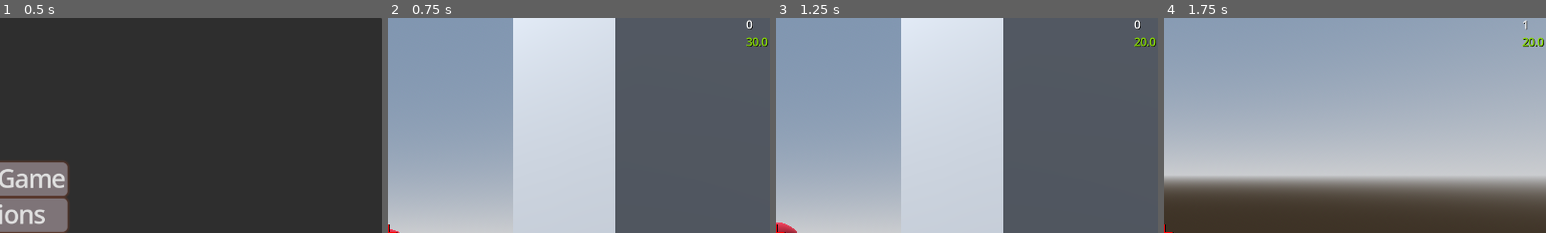
Above: before the commit, frames 1-4 (left to right).
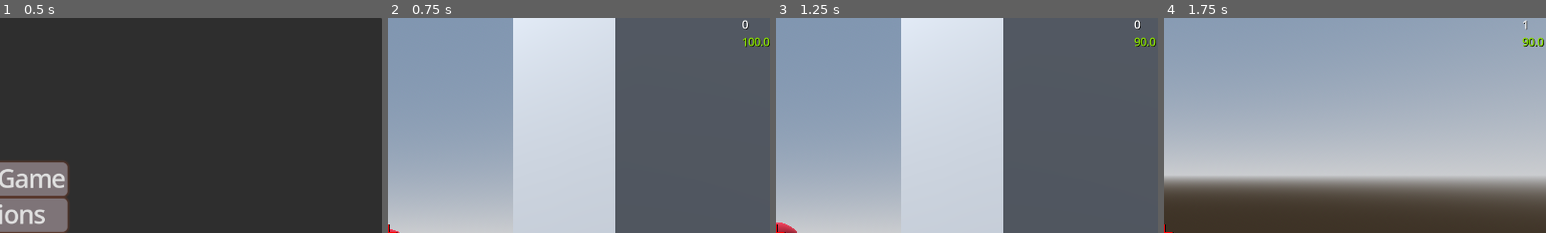
Above: after the commit, the same moments.

Repository: Redii9/Projekt_Gra_FPS
Game: Godot game, scene res://Scenes/UI/menu.tscn
Two runs of this game, one before a commit and one after it. Both use one fixed random seed, a clock stepped at 60 frames per second and the inputs below.
Inputs (mouse positions are % of the whole screen's width and height, from its top left):
- Up to frame 1 (0.5 s): no input
- Up to frame 2 (0.75 s): click "Start Game" at 0.5 s
- Up to frame 3 (1.25 s): no input
- Up to frame 4 (1.75 s): move the mouse to (49, 52) at 1.27 s; press the mouse at (49, 52) at 1.28 s; hold W (forward) from 1.28 s (still down); tap Space (jump) at 1.52 s
The pictures show only the part of the screen within x 50-100%, y 0-50%; the shares and areas given below are measured in that part.

Frame 1 is identical in both runs. In frame 2, 0.3% of the frame differs, in the area x 92-100%, y 0-14%; in frame 3, less than 0.1%; in frame 4, less than 0.1%.

Commit message:
Dodano HP_Renew
- Dodano obiekt odnawiający hp gracza
- Dodano wypadanie tego obiektu z pokonanego przeciwnika
- Dodano losowość szans wypadnięcia
- Obiekt znika po określonym czasie, jeśli gracz nie wejdzie w jego obszar

Diff:
--- /dev/null
+++ b/Scenes/hp_renew.tscn
@@ -0,0 +1,39 @@
+[gd_scene load_steps=5 format=3 uid="uid://ycvnr8nyb4q3"]
+
+[ext_resource type="Script" uid="uid://dqmea1sac77cb" path="res://Scripts/hp_renew.gd" id="1_tjhha"]
+
+[sub_resource type="SphereMesh" id="SphereMesh_y0vax"]
+radius = 0.25
+height = 0.5
+
+[sub_resource type="StandardMaterial3D" id="StandardMaterial3D_07xhm"]
+albedo_color = Color(0.41921, 0.541719, 0.107256, 1)
+emission_enabled = true
+emission = Color(0.307327, 0.455906, 0.160369, 1)
+
+[sub_resource type="SphereShape3D" id="SphereShape3D_bbstx"]
+radius = 0.25
+
+[node name="HP_Renew" type="Node3D"]
+script = ExtResource("1_tjhha")
+
+[node name="MeshInstance3D" type="MeshInstance3D" parent="."]
+physics_interpolation_mode = 2
+transform = Transform3D(1, 0, 0, 0, 1, 0, 0, 0, 1, 0, 0.000794977, 0)
+cast_shadow = 0
+mesh = SubResource("SphereMesh_y0vax")
+surface_material_override/0 = SubResource("StandardMaterial3D_07xhm")
+
+[node name="Renew" type="Area3D" parent="."]
+
+[node name="CollisionShape3D" type="CollisionShape3D" parent="Renew"]
+transform = Transform3D(1, 0, 0, 0, 1, 0, 0, 0, 1, 0, -0.000149935, 0)
+shape = SubResource("SphereShape3D_bbstx")
+
+[node name="Timer" type="Timer" parent="."]
+wait_time = 10.0
+one_shot = true
+autostart = true
+
+[connection signal="body_entered" from="Renew" to="." method="_on_renew_body_entered"]
+[connection signal="timeout" from="Timer" to="." method="_on_timer_timeout"]
--- a/Scenes/player.tscn
+++ b/Scenes/player.tscn
@@ -13,6 +13,7 @@
 script = ExtResource("1_v0iea")
 speed = 8.0
 jump_force = 6.0
+health = 100.0
 
 [node name="MeshInstance3D" type="MeshInstance3D" parent="."]
 mesh = SubResource("CapsuleMesh_f60y1")
--- a/Scripts/enemy.gd
+++ b/Scripts/enemy.gd
@@ -10,6 +10,9 @@
 @export var nav_agent: NavigationAgent3D
 @onready var player: CharacterBody3D = get_tree().get_first_node_in_group("player")
 @onready var in_game_ui: Control = get_tree().get_first_node_in_group("in_game_ui")
+
+@onready var hp_renew: PackedScene = load("res://Scenes/hp_renew.tscn")
+@export var drop_hp_chance: float = 0.2
 
 
 func _ready() -> void:
@@ -33,6 +36,7 @@
 	health -= damage
 	if health <= 0:
 		in_game_ui.kill_count += 1
+		drop_hp_renew()
 		player_in_area = null
 		queue_free()
 
@@ -53,3 +57,9 @@
 func _update_target_position():
 	if player:
 		nav_agent.target_position = player.global_position
+
+func drop_hp_renew() -> void:
+	if randf() <= drop_hp_chance:
+		var hp = hp_renew.instantiate()
+		hp.global_transform = global_transform
+		get_parent().add_child(hp)
--- a/Scripts/enemy_fast.gd
+++ b/Scripts/enemy_fast.gd
@@ -12,6 +12,9 @@
 @export var nav_agent: NavigationAgent3D
 @onready var player: CharacterBody3D = get_tree().get_first_node_in_group("player")
 @onready var in_game_ui: Control = get_tree().get_first_node_in_group("in_game_ui")
+
+@onready var hp_renew: PackedScene = load("res://Scenes/hp_renew.tscn")
+@export var drop_hp_chance: float = 0.2
 
 func _ready() -> void:
 	nav_agent.max_speed = max_speed
@@ -36,6 +39,7 @@
 	health -= damage
 	if health <= 0:
 		in_game_ui.kill_count += 1
+		drop_hp_renew()
 		player_in_area = null
 		queue_free()
 
@@ -56,3 +60,9 @@
 func _update_target_position():
 	if player:
 		nav_agent.target_position = player.global_position
+
+func drop_hp_renew() -> void:
+	if randf() <= drop_hp_chance:
+		var hp = hp_renew.instantiate()
+		hp.global_transform = global_transform
+		get_parent().add_child(hp)
--- a/Scripts/enemy_range.gd
+++ b/Scripts/enemy_range.gd
@@ -16,6 +16,9 @@
 var can_shoot: bool = true
 var fire_rate: float = 1.0
 
+@onready var hp_renew: PackedScene = load("res://Scenes/hp_renew.tscn")
+@export var drop_hp_chance: float = 0.2
+
 func _ready() -> void:
 	nav_agent.max_speed = speed
 	_update_target_position()
@@ -24,6 +27,7 @@
 	health -= damage
 	if health <= 0:
 		in_game_ui.kill_count += 1
+		drop_hp_renew()
 		queue_free()
 
 func _physics_process(delta: float) -> void:
@@ -73,3 +77,9 @@
 func _update_target_position():
 	if player:
 		nav_agent.target_position = player.global_position
+
+func drop_hp_renew() -> void:
+	if randf() <= drop_hp_chance:
+		var hp = hp_renew.instantiate()
+		hp.global_transform = global_transform
+		get_parent().add_child(hp)
--- /dev/null
+++ b/Scripts/hp_renew.gd
@@ -0,0 +1,15 @@
+extends Node3D
+
+@onready var player: CharacterBody3D = get_tree().get_first_node_in_group("player")
+@export var add_hp: int = 10
+@export var max_health: int = 100
+
+func _on_renew_body_entered(body: Node3D) -> void:
+	if body == player:
+		for i in add_hp:
+			if player.health < max_health:
+				player.health += 1
+		queue_free()
+
+func _on_timer_timeout() -> void:
+	queue_free()
Not shown, added: Scripts/hp_renew.gd.uid
